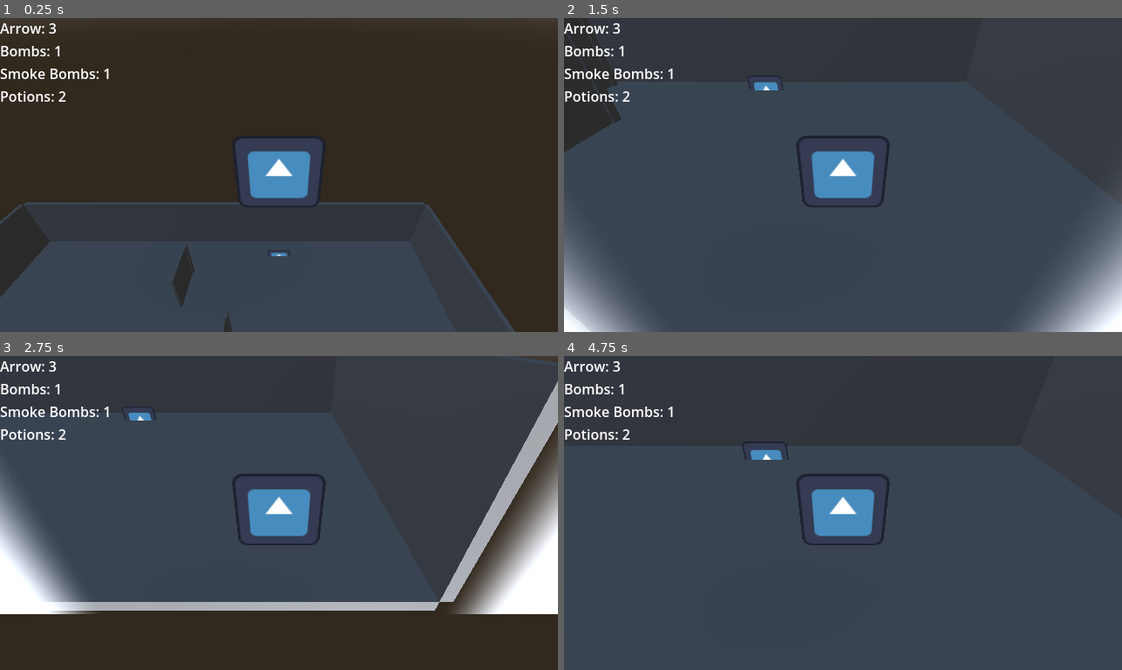
Above: before the commit, frames 1-4 (two rows, left to right).
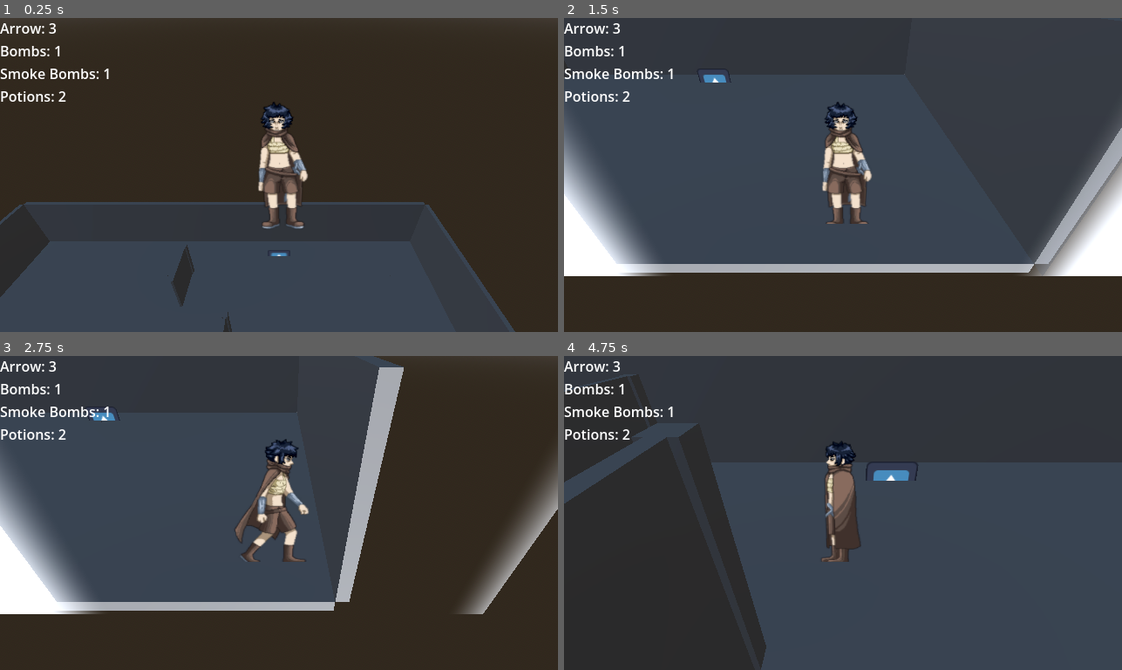
Above: after the commit, the same moments.

Repository: Torchki-Inc/godot-wild-jam-95
Game: Godot game, scene res://debug/scenes/test_world.tscn
Two runs of this game, one before a commit and one after it. Both use one fixed random seed, a clock stepped at 60 frames per second and the inputs below. This scene is started directly instead of the project's main scene. The engine's default icon, where the game draws it, is replaced by a stand-in: a white triangle on a blue panel in a dark square.
Inputs:
- Up to frame 1 (0.25 s): no input
- Up to frame 2 (1.5 s): hold D (move_right) 0.53-1.28 s; tap E (interact) at 0.6, 1.35 s; hold S (move_down) from 1.28 s (still down)
- Up to frame 3 (2.75 s): release S (move_down) at 2.03 s; hold D (move_right) from 2.03 s (still down); tap E (interact) at 2.1 s
- Up to frame 4 (4.75 s): release D (move_right) at 2.78 s; hold W (move_up) 2.78-3.53 s; tap E (interact) at 2.85, 3.6, 4.35 s; hold A (move_left) from 3.53 s (still down)

The runs differ from the first frame. In frame 1, 3.7% of the frame differs, in the area x 42-58%, y 26-68%; in frame 2, 34%, in the area x 0-100%, y 17-100%; in frame 3, 32%; in frame 4, 24%.

Commit message:
player
make player movement feel more retro
add player sprites

Diff:
--- a/wild_game_95/debug/scenes/test_world.tscn
+++ b/wild_game_95/debug/scenes/test_world.tscn
@@ -3,6 +3,7 @@
 [ext_resource type="PackedScene" uid="uid://b57xu2cle8m5n" path="res://scenes/player/player.tscn" id="1_4jxr4"]
 [ext_resource type="PackedScene" uid="uid://dfpt2p3g02nw1" path="res://debug/scenes/test_box.tscn" id="2_4jxr4"]
 [ext_resource type="PackedScene" uid="uid://p52mtcn56mv8" path="res://scenes/items/item.tscn" id="3_37slg"]
+[ext_resource type="PackedScene" uid="uid://d3g2cr7ydn14h" path="res://scenes/ui/message_ui.tscn" id="4_hh3ca"]
 
 [sub_resource type="ProceduralSkyMaterial" id="ProceduralSkyMaterial_4jxr4"]
 sky_horizon_color = Color(0.66224277, 0.6717428, 0.6867428, 1)
@@ -36,3 +37,5 @@
 transform = Transform3D(1, 0, 0, 0, 1, 0, 0, 0, 1, 0, 0, -6.9)
 ITEM_TYPE = 4
 key_id = "test"
+
+[node name="MessageUI" parent="." unique_id=263412717 instance=ExtResource("4_hh3ca")]
--- a/wild_game_95/project.godot
+++ b/wild_game_95/project.godot
@@ -18,6 +18,7 @@
 [autoload]
 
 GameState="*uid://b1fvn6q4tkd1b"
+MessageManager="*uid://304yaopvle8t"
 
 [display]
 
--- a/wild_game_95/scenes/level/door.gd
+++ b/wild_game_95/scenes/level/door.gd
@@ -16,6 +16,7 @@
 		open_door()
 	else:
 		#CALL MESSAGE LOG
+		MessageManager.show_message("need_key", {"item": required_key} )
 		print("Door is close, " + required_key + " required" )
 
 func open_door():
--- a/wild_game_95/scenes/player/player.gd
+++ b/wild_game_95/scenes/player/player.gd
@@ -9,6 +9,7 @@
 @export var head: Node3D
 @export var debug_label: Label
 
+@export var sprite: AnimatedSprite3D
 
 enum FacingDirection {
 	FORWARD,
@@ -24,23 +25,33 @@
 
 	update_debug_label()
 
-	var input_dir := Vector2.ZERO
-	input_dir = Input.get_vector(
-		"move_left",
-		"move_right",
-		"move_up",
-		"move_down",
-	)
+	# var input_dir := Vector2.ZERO
+	# input_dir = Input.get_vector(
+	# 	"move_left",
+	# 	"move_right",
+	# 	"move_up",
+	# 	"move_down",
+	# )
+	var dir := Vector2.ZERO
 
-	var direction := Vector3(input_dir.x, 0, input_dir.y)
-	var target_velocity := Vector3(input_dir.x * SPEED, 0, input_dir.y * SPEED)
+	if Input.is_action_pressed("move_left"):
+		dir = Vector2.LEFT
+	elif Input.is_action_pressed("move_right"):
+		dir = Vector2.RIGHT
+	elif Input.is_action_pressed("move_up"):
+		dir = Vector2.UP
+	elif Input.is_action_pressed("move_down"):
+		dir = Vector2.DOWN
+	var direction := Vector3(dir.x, 0, dir.y)
 
-	if direction.length() > 0.01:
-		velocity.x = move_toward(velocity.x, target_velocity.x, acceleration * delta * SPEED)
-		velocity.z = move_toward(velocity.z, target_velocity.z, acceleration * delta * SPEED)
+	if direction.length() > 0:
+		velocity.x = direction.x * SPEED
+		velocity.z = direction.z * SPEED
+		update_animations(direction)
 	else:
-		velocity.x = move_toward(velocity.x, 0, friction * delta * SPEED)
-		velocity.z = move_toward(velocity.z, 0, friction * delta * SPEED)
+		velocity.x = 0
+		velocity.z = 0
+		sprite.stop()
 
 	if not is_on_floor():
 		velocity.y -= 9.8 * delta
@@ -56,3 +67,19 @@
 			+ "\nBombs: " + str(GameState.inventory.bombs) \
 			+ "\nSmoke Bombs: " + str(GameState.inventory.smoke_bombs) \
 			+ "\nPotions: " + str(GameState.inventory.potions)
+
+func update_animations(dir: Vector3) -> void:
+	if abs(dir.x) > abs(dir.z):
+		current_facing = FacingDirection.RIGHT if dir.x > 0 else FacingDirection.LEFT
+	else:
+		current_facing = FacingDirection.BACKWARD if dir.z > 0 else FacingDirection.FORWARD
+
+	match current_facing:
+		FacingDirection.FORWARD:
+			sprite.play("move_forward")
+		FacingDirection.BACKWARD:
+			sprite.play("move_down")
+		FacingDirection.LEFT:
+			sprite.play("move_left")
+		FacingDirection.RIGHT:
+			sprite.play("move_right")
--- a/wild_game_95/scenes/player/player.tscn
+++ b/wild_game_95/scenes/player/player.tscn
@@ -1,23 +1,162 @@
 [gd_scene format=3 uid="uid://b57xu2cle8m5n"]
 
 [ext_resource type="Script" uid="uid://dy2nyw6g0hd3c" path="res://scenes/player/player.gd" id="1_8afob"]
-[ext_resource type="Texture2D" uid="uid://b8sd2wkkxvjt8" path="res://icon.svg" id="2_dovo2"]
+[ext_resource type="Texture2D" uid="uid://cdj40p4gc550c" path="res://assets/sprites/Player_sprite_sheet.png" id="2_dovo2"]
+
+[sub_resource type="AtlasTexture" id="AtlasTexture_gmlin"]
+atlas = ExtResource("2_dovo2")
+region = Rect2(0, 0, 800, 800)
+
+[sub_resource type="AtlasTexture" id="AtlasTexture_lvxji"]
+atlas = ExtResource("2_dovo2")
+region = Rect2(800, 0, 800, 800)
+
+[sub_resource type="AtlasTexture" id="AtlasTexture_p47bc"]
+atlas = ExtResource("2_dovo2")
+region = Rect2(1600, 0, 800, 800)
+
+[sub_resource type="AtlasTexture" id="AtlasTexture_75vfm"]
+atlas = ExtResource("2_dovo2")
+region = Rect2(0, 800, 800, 800)
+
+[sub_resource type="AtlasTexture" id="AtlasTexture_0owmy"]
+atlas = ExtResource("2_dovo2")
+region = Rect2(800, 800, 800, 800)
+
+[sub_resource type="AtlasTexture" id="AtlasTexture_qek5x"]
+atlas = ExtResource("2_dovo2")
+region = Rect2(1600, 800, 800, 800)
+
+[sub_resource type="AtlasTexture" id="AtlasTexture_5gtgg"]
+atlas = ExtResource("2_dovo2")
+region = Rect2(0, 2400, 800, 800)
+
+[sub_resource type="AtlasTexture" id="AtlasTexture_h17s1"]
+atlas = ExtResource("2_dovo2")
+region = Rect2(800, 2400, 800, 800)
+
+[sub_resource type="AtlasTexture" id="AtlasTexture_je7p5"]
+atlas = ExtResource("2_dovo2")
+region = Rect2(1600, 2400, 800, 800)
+
+[sub_resource type="AtlasTexture" id="AtlasTexture_fm80t"]
+atlas = ExtResource("2_dovo2")
+region = Rect2(2400, 2400, 800, 800)
+
+[sub_resource type="AtlasTexture" id="AtlasTexture_gx1jg"]
+atlas = ExtResource("2_dovo2")
+region = Rect2(3200, 2400, 800, 800)
+
+[sub_resource type="AtlasTexture" id="AtlasTexture_ugbui"]
+atlas = ExtResource("2_dovo2")
+region = Rect2(0, 1600, 800, 800)
+
+[sub_resource type="AtlasTexture" id="AtlasTexture_fcs02"]
+atlas = ExtResource("2_dovo2")
+region = Rect2(800, 1600, 800, 800)
+
+[sub_resource type="AtlasTexture" id="AtlasTexture_myrg7"]
+atlas = ExtResource("2_dovo2")
+region = Rect2(1600, 1600, 800, 800)
+
+[sub_resource type="AtlasTexture" id="AtlasTexture_kvlxm"]
+atlas = ExtResource("2_dovo2")
+region = Rect2(2400, 1600, 800, 800)
+
+[sub_resource type="AtlasTexture" id="AtlasTexture_uf5tr"]
+atlas = ExtResource("2_dovo2")
+region = Rect2(3200, 1600, 800, 800)
+
+[sub_resource type="SpriteFrames" id="SpriteFrames_wewn7"]
+animations = [{
+"frames": [{
+"duration": 1.0,
+"texture": SubResource("AtlasTexture_gmlin")
+}, {
+"duration": 1.0,
+"texture": SubResource("AtlasTexture_lvxji")
+}, {
+"duration": 1.0,
+"texture": SubResource("AtlasTexture_p47bc")
+}],
+"loop": 1,
+"name": &"move_down",
+"speed": 5.0
+}, {
+"frames": [{
+"duration": 1.0,
+"texture": SubResource("AtlasTexture_75vfm")
+}, {
+"duration": 1.0,
+"texture": SubResource("AtlasTexture_0owmy")
+}, {
+"duration": 1.0,
+"texture": SubResource("AtlasTexture_qek5x")
+}],
+"loop": 1,
+"name": &"move_forward",
+"speed": 5.0
+}, {
+"frames": [{
+"duration": 1.0,
+"texture": SubResource("AtlasTexture_5gtgg")
+}, {
+"duration": 1.0,
+"texture": SubResource("AtlasTexture_h17s1")
+}, {
+"duration": 1.0,
+"texture": SubResource("AtlasTexture_je7p5")
+}, {
+"duration": 1.0,
+"texture": SubResource("AtlasTexture_fm80t")
+}, {
+"duration": 1.0,
+"texture": SubResource("AtlasTexture_gx1jg")
+}],
+"loop": 1,
+"name": &"move_left",
+"speed": 5.0
+}, {
+"frames": [{
+"duration": 1.0,
+"texture": SubResource("AtlasTexture_ugbui")
+}, {
+"duration": 1.0,
+"texture": SubResource("AtlasTexture_fcs02")
+}, {
+"duration": 1.0,
+"texture": SubResource("AtlasTexture_myrg7")
+}, {
+"duration": 1.0,
+"texture": SubResource("AtlasTexture_kvlxm")
+}, {
+"duration": 1.0,
+"texture": SubResource("AtlasTexture_uf5tr")
+}],
+"loop": 1,
+"name": &"move_right",
+"speed": 5.0
+}]
 
 [sub_resource type="CapsuleShape3D" id="CapsuleShape3D_c8qny"]
 radius = 0.80810547
 
 [sub_resource type="CameraAttributesPractical" id="CameraAttributesPractical_dovo2"]
 
-[node name="Player" type="CharacterBody3D" unique_id=1686751974 node_paths=PackedStringArray("head", "debug_label")]
+[node name="Player" type="CharacterBody3D" unique_id=1686751974 node_paths=PackedStringArray("head", "debug_label", "sprite")]
 collision_layer = 11
 script = ExtResource("1_8afob")
 SPEED = 7.0
 acceleration = 1.0
 head = NodePath("CameraRig")
 debug_label = NodePath("CameraRig/SpringArm3D/Camera3D/CanvasLayer/Debug")
+sprite = NodePath("Sprite3D")
 
-[node name="Sprite3D" type="Sprite3D" parent="." unique_id=112874671]
-texture = ExtResource("2_dovo2")
+[node name="Sprite3D" type="AnimatedSprite3D" parent="." unique_id=1535030750]
+transform = Transform3D(0.3, 0, 0, 0, 0.3, 0, 0, 0, 0.3, 0, 0, 0)
+sprite_frames = SubResource("SpriteFrames_wewn7")
+animation = &"move_down"
+frame_progress = 0.17757751
 
 [node name="InteractZone" type="Area3D" parent="." unique_id=1837636290]
 collision_layer = 31
--- /dev/null
+++ b/wild_game_95/scenes/ui/message_ui.gd
@@ -0,0 +1,18 @@
+extends CanvasLayer
+
+@onready var panel: PanelContainer = $PanelContainer
+@onready var label: RichTextLabel = $PanelContainer/RichTextLabel
+
+func _ready() -> void:
+	panel.modulate.a = 0.0
+	MessageManager.message_displayed.connect(_on_message_shown)
+
+func _on_message_shown(text: String) -> void:
+	label.text = text
+	# panel.reset_size()
+
+	var tween := create_tween()
+	tween.tween_property(panel, "modulate:a", 1.0, 0.15)
+	tween.tween_interval(1.5)
+	tween.tween_property(panel, "modulate:a", 0.0, 0.3)
+	tween.tween_callback(MessageManager.process_message)
--- /dev/null
+++ b/wild_game_95/scenes/ui/message_ui.tscn
@@ -0,0 +1,21 @@
+[gd_scene format=3 uid="uid://d3g2cr7ydn14h"]
+
+[ext_resource type="Script" uid="uid://clunleybpykpx" path="res://scenes/ui/message_ui.gd" id="1_rowjr"]
+
+[node name="MessageUI" type="CanvasLayer" unique_id=263412717]
+layer = 10
+script = ExtResource("1_rowjr")
+
+[node name="PanelContainer" type="PanelContainer" parent="." unique_id=749181806]
+anchors_preset = 5
+anchor_left = 0.5
+anchor_right = 0.5
+offset_left = -206.5
+offset_right = 206.5
+offset_bottom = 40.0
+grow_horizontal = 2
+
+[node name="RichTextLabel" type="RichTextLabel" parent="PanelContainer" unique_id=863936467]
+layout_mode = 2
+bbcode_enabled = true
+fit_content = true
--- a/wild_game_95/scripts/autoload/message_manager.gd
+++ b/wild_game_95/scripts/autoload/message_manager.gd
@@ -1 +1,23 @@
 extends Node
+
+signal message_displayed(text: String)
+
+var queue: Array[String] = []
+var is_displaying: bool = false
+
+func show_message(key: String, params: Dictionary):
+    var text: String = Message.TEXT.get(key, key)
+    for param_key in params:
+        text = text.replace("{%s}" % param_key, str(params[param_key]))
+    queue.append(text)
+    if not is_displaying:
+        process_message()
+
+
+func process_message():
+    if queue.is_empty():
+        is_displaying = false
+        return
+    is_displaying = true
+    var text: String = queue.pop_front()
+    message_displayed.emit(text)
--- /dev/null
+++ b/wild_game_95/scripts/misc/message.gd
@@ -0,0 +1,7 @@
+class_name Message
+
+const TEXT := {
+	"door_locked": "Door is locked",
+	"item_pickup": "You picked up the {item}",
+	"need_key": "You need a key to open this door",
+}
Binary file added: wild_game_95/assets/sprites/Player_sprite_sheet.png
Not shown, added: wild_game_95/assets/sprites/Player_sprite_sheet.png.import
Not shown, added: wild_game_95/scenes/ui/message_ui.gd.uid
Not shown, added: wild_game_95/scripts/misc/message.gd.uid
